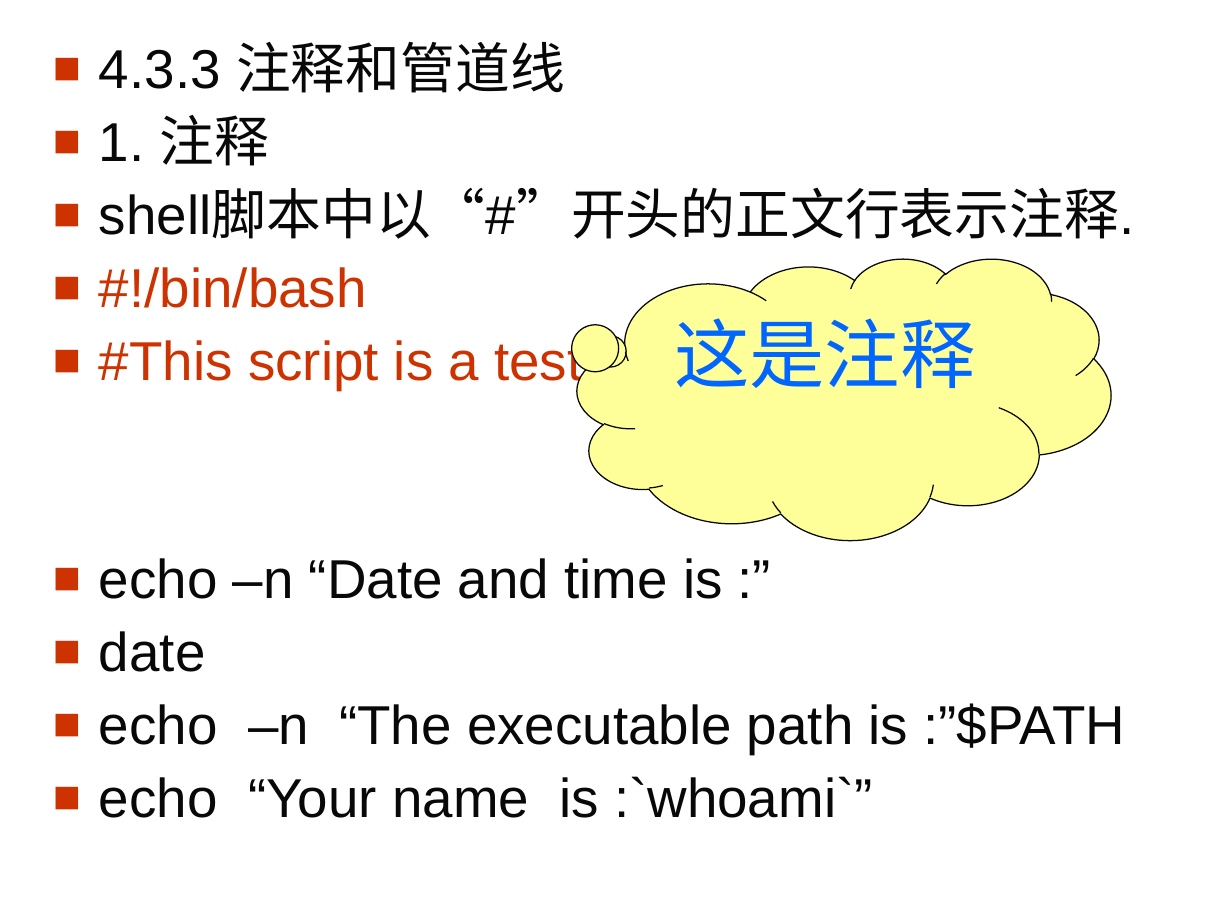
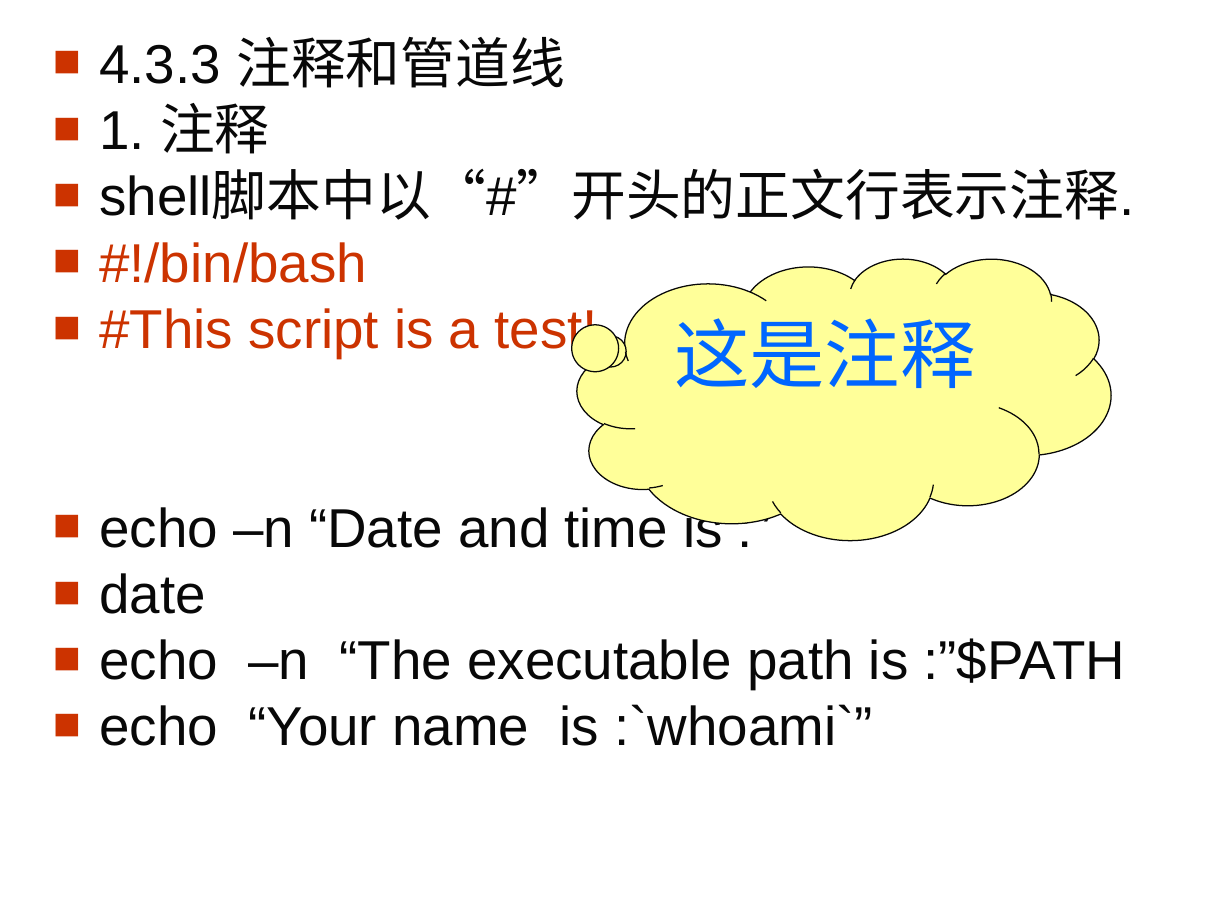
Before and after one commit to pingguocaihuiying/zhiliang729.github.io, a slide deck: slide 19 of shell/Shell_编程_教程.ppt. Drawn at 1232x924 pixels with LibreOffice and Linux fonts; fonts in the diff are those of the drawing; background and template pictures are left out. Boxes give left, top, right and bottom in pixels: in the first picture for what was removed or moved away, otherwise in the second. Text is boxed around its words. In the diff, an @@ line names an element or a change of style, - is before the commit and + after.

```diff
--- a/shell/Shell_编程_教程.ppt
+++ b/shell/Shell_编程_教程.ppt
@@ text "4.3.3 注释和管道线" at (99, 37, 1135, 746): line spacing 0.9 to 0.8 @@
```
Also in this commit, not shown: 10 other slides changed.
